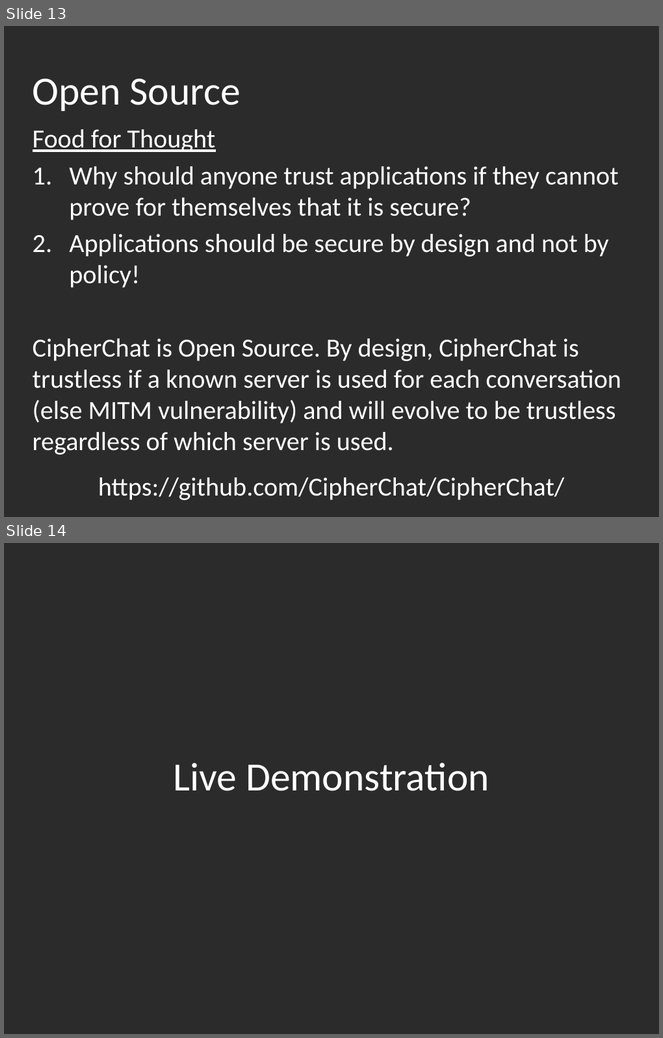
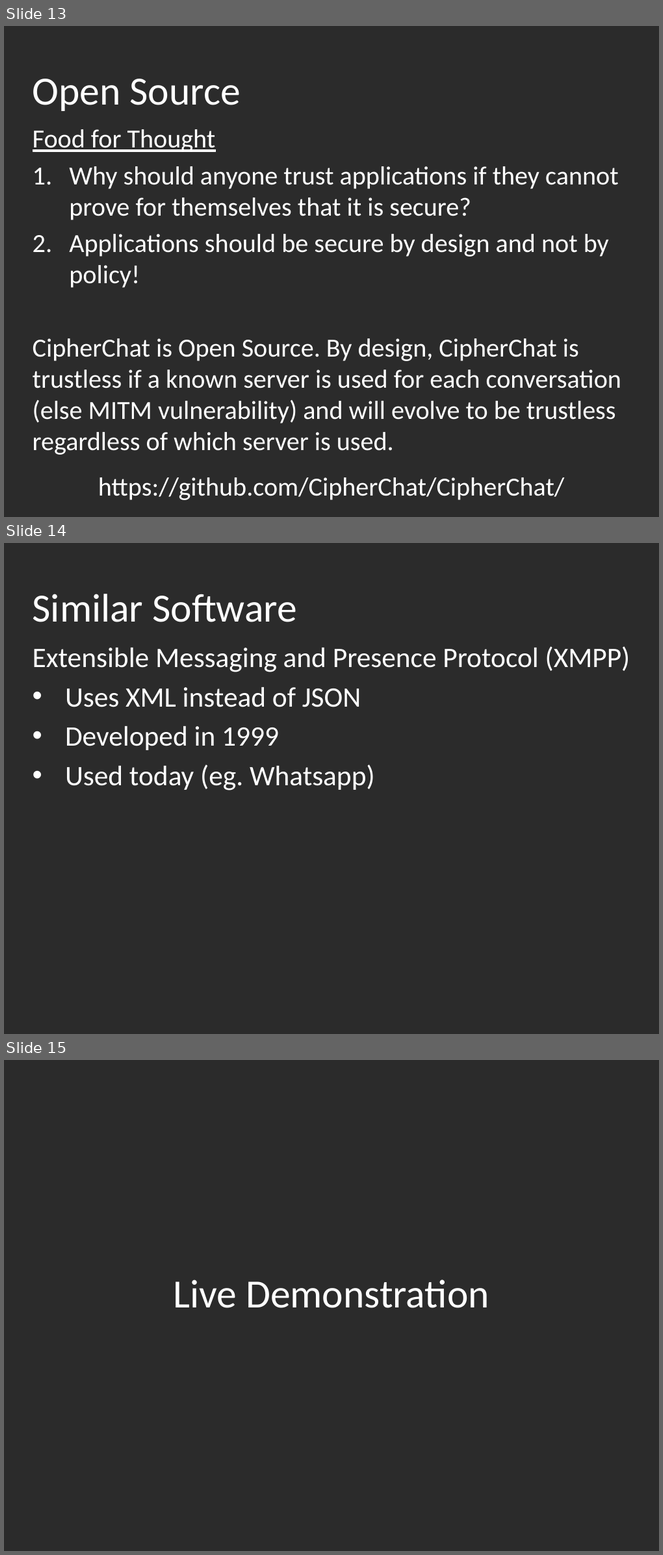
Before and after one commit to otboss/Mobile-Application-Tech-Year-3-Semester-2, a slide deck: SWEN3004/CipherChat Presentation.pptx. Shown one above the other, each under a label of ours: slides 13 and 14 before the commit, slides 13, 14 and 15 after it. The pictures are 663x1038 and 663x1555 pixels, drawn with LibreOffice and Linux fonts; fonts in the diff are those of the drawing; background and template pictures are left out; a plain dark background stands for a picture behind light text. Boxes give left, top, right and bottom in pixels: in the first picture for what was removed or moved away, otherwise in the second. Text is boxed around its words. In the diff, an @@ line names an element or a change of style, - is before the commit and + after.

```diff
--- a/SWEN3004/CipherChat Presentation.pptx
+++ b/SWEN3004/CipherChat Presentation.pptx
@@ slide 14 added at (4, 543, 659, 1034), background picture (left out) @@
@@ title added at (33, 594, 297, 622), 44 pt, text #FFFFFF @@
+Similar Software
@@ subtitle added at (33, 646, 631, 791), 31 pt, text #FFFFFF @@
+Extensible Messaging and Presence Protocol (XMPP)
+• Uses XML instead of JSON
+• Developed in 1999
+• Used today (eg. Whatsapp)
@@ what was slide 14 is now slide 15 @@
```
Also in this commit, not shown: 2 slides changed, 7 other files.
